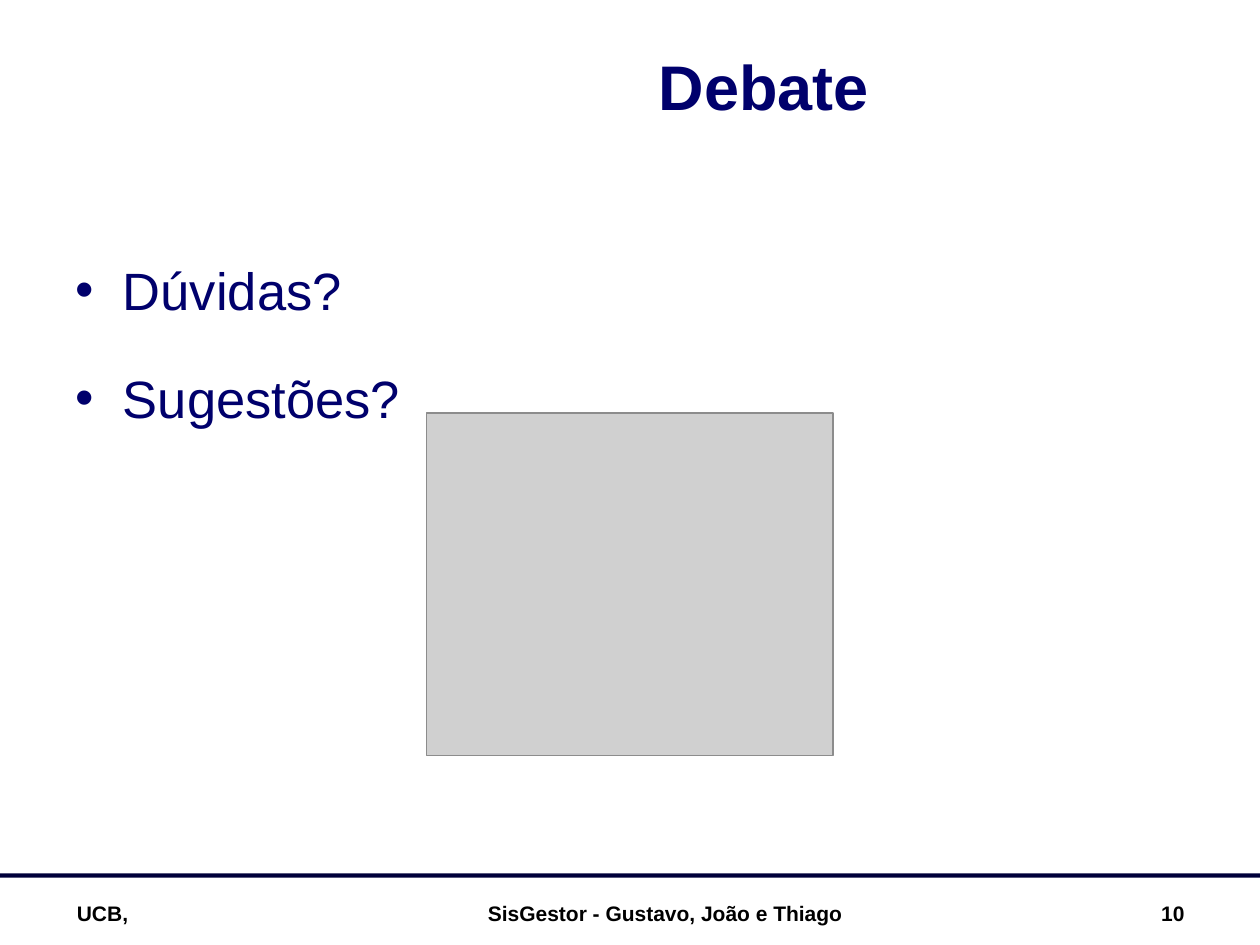
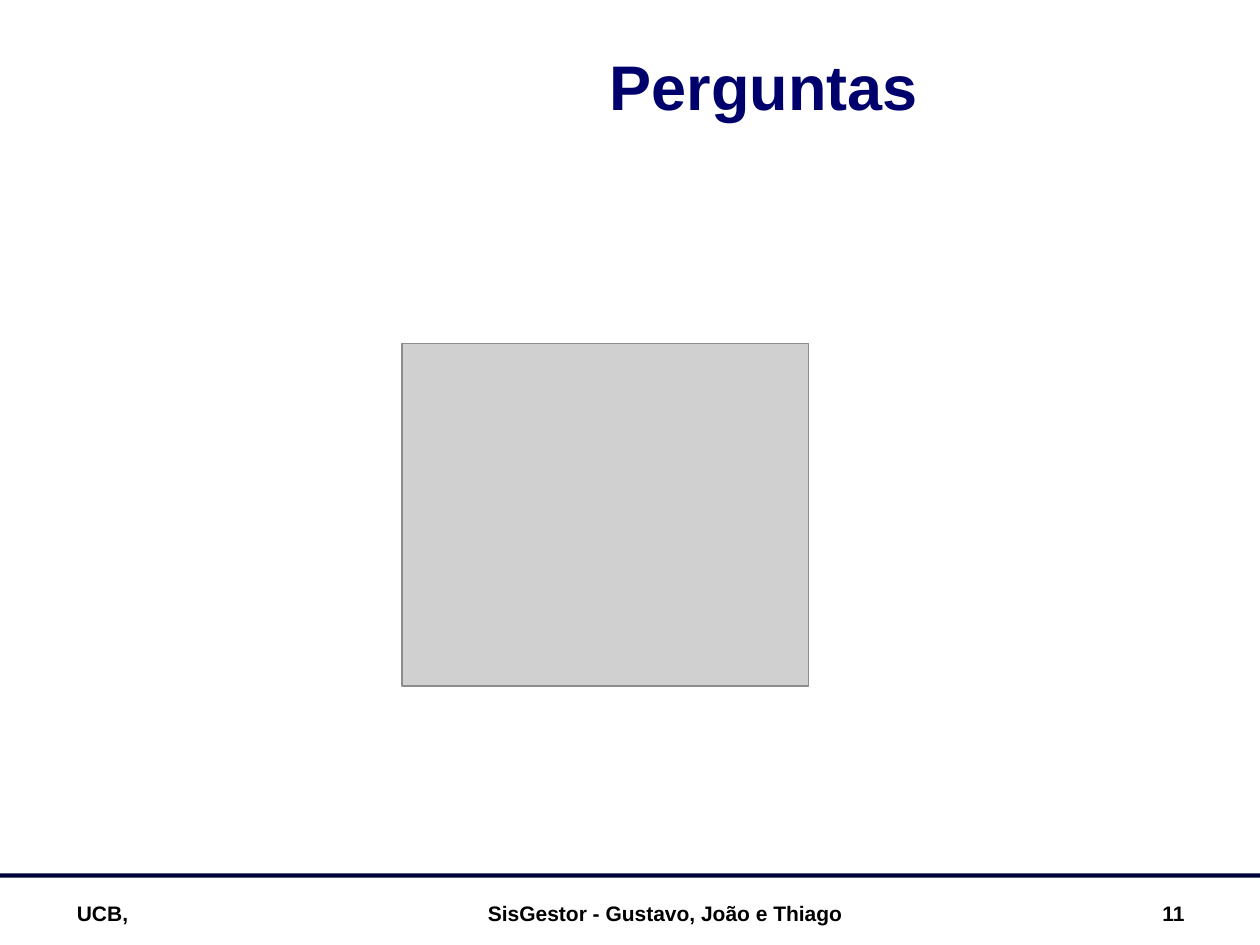
Before and after one commit to luciahsp/sisgestor, a slide deck: slide 11 of documentacao/SisGestor_Apresentação.ppt (slide 10 before the commit). Drawn at 1260x945 pixels with LibreOffice and Linux fonts; fonts in the diff are those of the drawing; grey boxes stand for pictures; background and template pictures are left out. Boxes give left, top, right and bottom in pixels: in the first picture for what was removed or moved away, otherwise in the second. Text is boxed around its words. In the diff, an @@ line names an element or a change of style, - is before the commit and + after.

```diff
--- a/documentacao/SisGestor_Apresentação.ppt
+++ b/documentacao/SisGestor_Apresentação.ppt
@@ title at [610,66,918,122]: text changed @@
-Debate
+Perguntas
@@ text removed at [123,271,400,429] @@
-• Dúvidas?
-• Sugestões?
@@ picture: place and size @@
-picture at [427,413,834,756]
+picture at [402,344,809,687]
@@ page number at [1162,906,1184,921]: text changed @@
-10
+11
```
Also in this commit, not shown: 3 other slides changed, 1 slide added, 2 other files.
